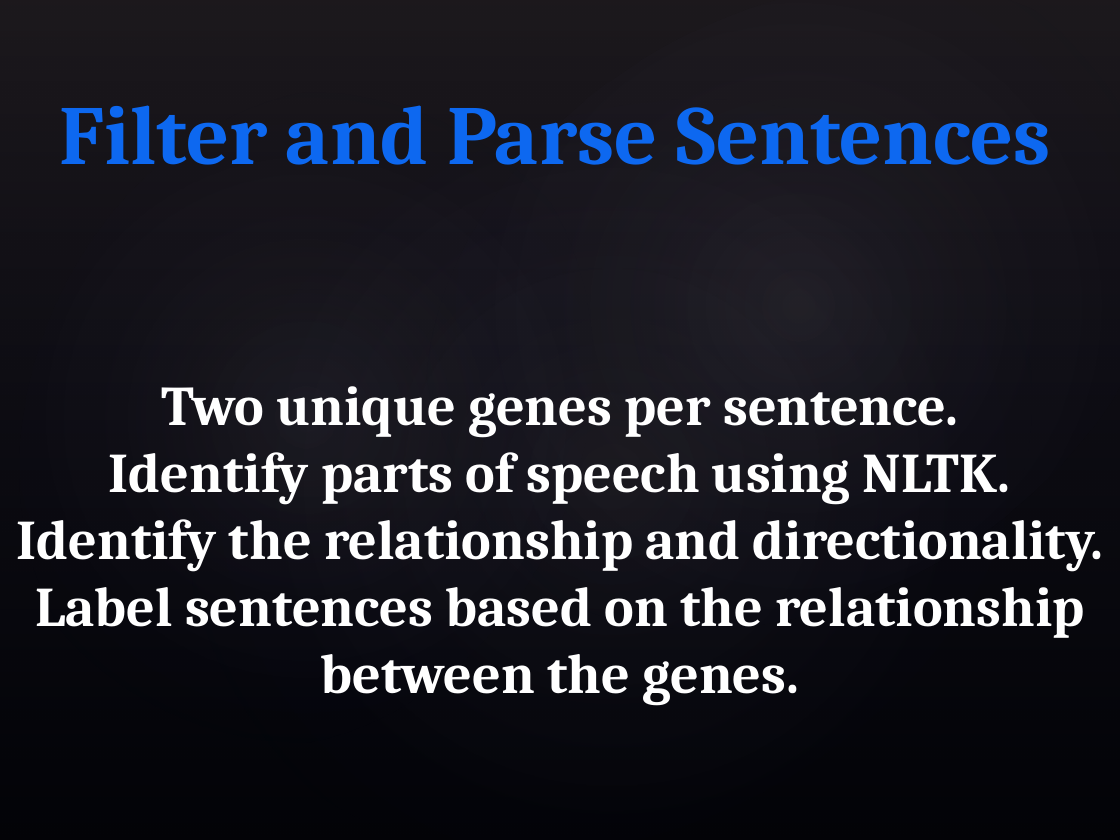
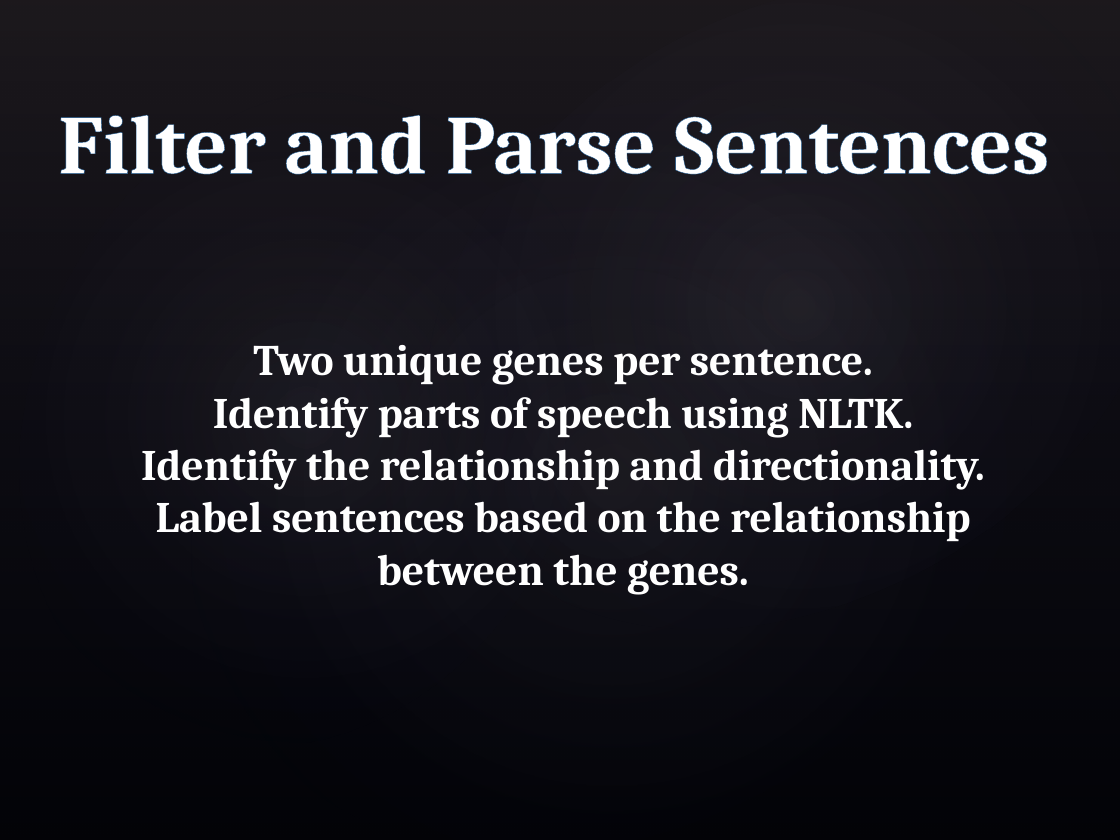
Before and after one commit to philloooo/stringAlgo-project, a slide deck: slide 8 of workflow.pptx (slide 5 before the commit). Drawn at 1120x840 pixels with LibreOffice and Linux fonts; fonts in the diff are those of the drawing; background and template pictures are left out. Boxes give left, top, right and bottom in pixels: in the first picture for what was removed or moved away, otherwise in the second. Text is boxed around its words. In the diff, an @@ line names an element or a change of style, - is before the commit and + after.

```diff
--- a/workflow.pptx
+++ b/workflow.pptx
@@ text "Filter and Parse Sentences": place and size @@
-text "Filter and Parse Sentences" at [60,105,1051,165]
+text "Filter and Parse Sentences" at [58,115,1049,175]
@@ text "Filter and Parse Sentences" at [58,115,1049,175]: text colour gradient #7DAAFF to #0D69F1 to #005EBC to #FFFFFF, letter outline none to #82BAFA 2.48 pt @@
@@ text "Two unique genes per sentence. ...": place and size @@
-text "Two unique genes per sentence. ..." at [17,386,1103,706]
+text "Two unique genes per sentence. ..." at [141,345,985,595]
@@ text "Two unique genes per sentence. ..." at [141,345,985,595]: size 36 to 28 pt @@
```
Also in this commit, not shown: 3 other slides changed, 6 slides added, 1 slide removed, 36 other files.
